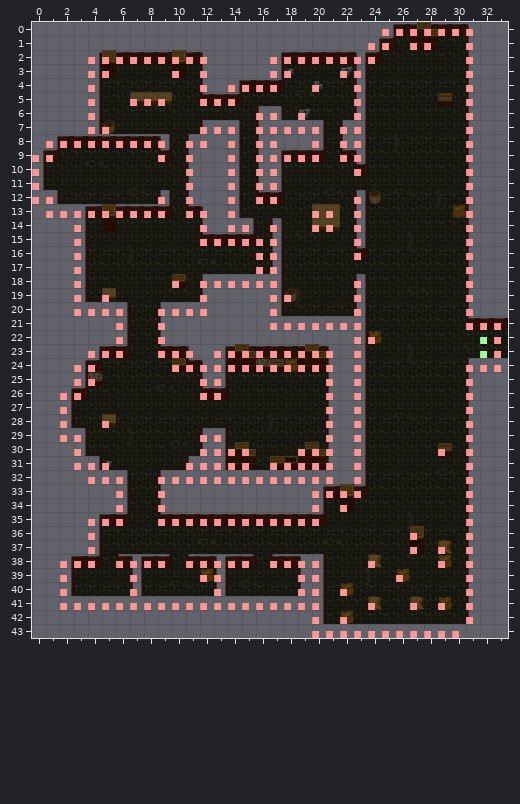
Two versions of a level (Tiled map, Output/Assets/Maps/mapDungeon2.tmx). Above, as it was before the edit.
Cells are 64x64 px. Shown: x 0..33, y 0..43.
After the commit:
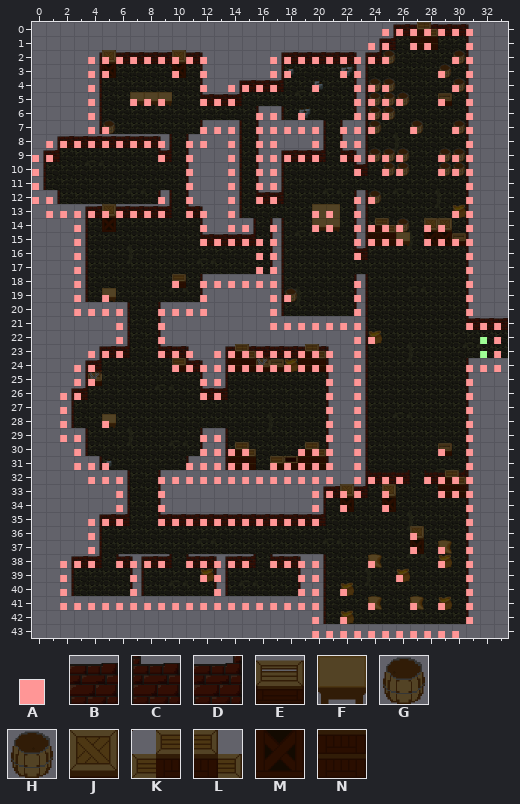
Key: from "MapMetaData": A 0; from "Muro de Bricks Rojos": B 1, C 7, D 11; from "Objetos": E 2, F 3, G 6, H 7, J 9, K 10, L 11, M 18, N 19.
_ is an empty cell.
What changed:
Layer "Pared":
There is now tile B in row 32 at x 25 and 29.
There is now tile C in row 32 at x 24 and 28.
There is now tile D in row 32 at x 26 and 30.
Layer "Objetos":
There is now tile E in row 15 at x 30.
There is now tile F in row 15 at x 26.
There is now tile G in row 9 at x 24 to 25 and 29 to 30; in row 10 at x 25 to 26 and 29 to 30; in row 14 at x 26.
There is now tile H in row 2 at x 25 and 30; in row 3 at x 29; in row 4 at x 24 to 25 and 30; in row 5 at x 24 to 26; in row 6 at x 24 to 25; in row 7 at x 24, 27 and 30.
There is now tile H in row 9 at x 26.
There is now tile J in row 14 at x 28 to 29; in row 33 at x 25.
There is now tile K in row 14 at x 24; in row 32 at x 29.
There is now tile L in row 14 at x 25; in row 32 at x 30.
There is now tile M in row 15 at x 28 to 29; in row 34 at x 25.
There is now tile N in row 15 at x 24 to 25; in row 33 at x 29 to 30.
Layer "Colliders":
There is now tile A in row 2 at x 25 and 30; in row 3 at x 29; in row 4 at x 24 to 25 and 30; in row 5 at x 24 to 26 and 29; in row 6 at x 24 to 25; in row 7 at x 24, 27 and 30.
There is now tile A in row 9 at x 24 to 26 and 29 to 30; in row 10 at x 25 to 26 and 29 to 30; in row 12 at x 24; in row 13 at x 30; in row 14 at x 24 to 26 and 28 to 29; in row 15 at x 24 to 26 and 28 to 30.
There is now tile A in row 32 at x 24 to 26 and 28 to 30; in row 33 at x 25 and 29 to 30; in row 34 at x 25.
